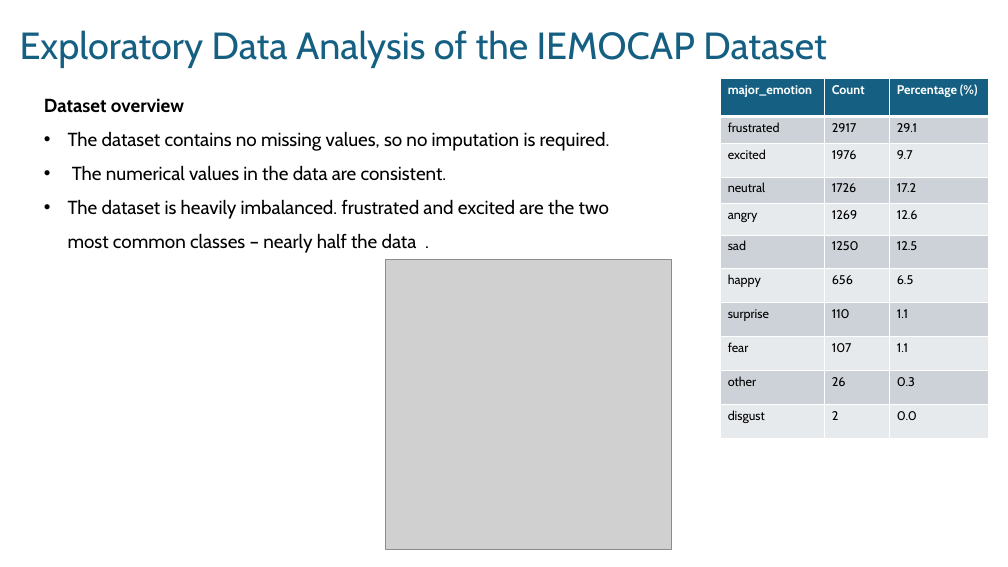
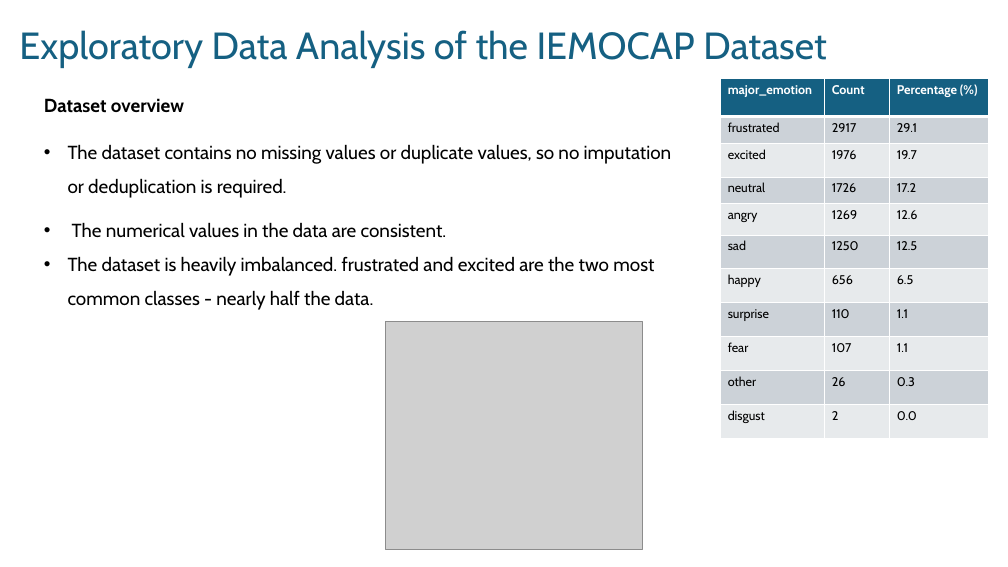
Before and after one commit to almahova/iemocap-proj, a slide deck: slide 3 of docs/presentation_IEMOCAP_EDA.pptx. Drawn at 1008x567 pixels with LibreOffice and Linux fonts; fonts in the diff are those of the drawing; grey boxes stand for pictures. Boxes give left, top, right and bottom in pixels: in the first picture for what was removed or moved away, otherwise in the second. Text is boxed around its words. In the diff, an @@ line names an element or a change of style, - is before the commit and + after.

```diff
--- a/docs/presentation_IEMOCAP_EDA.pptx
+++ b/docs/presentation_IEMOCAP_EDA.pptx
@@ table at <box>721,79,989,439</box> @@
-row 3, column 3: 9.7
+row 3, column 3: 19.7
@@ borders changed @@
@@ text at <box>68,144,672,198</box>: text changed @@
-• The dataset contains no missing values, so no imputation is required.
+• The dataset contains no missing values or duplicate values, so no imputation or deduplication is required.
@@ text at <box>68,256,654,310</box>: text changed @@
-• The dataset is heavily imbalanced. frustrated and excited are the two most common classes – nearly half the data .
+• The dataset is heavily imbalanced. frustrated and excited are the two most common classes - nearly half the data.
@@ picture: place and size @@
-picture at <box>386,259,671,550</box>
+picture at <box>386,321,643,549</box>
```
Also in this commit, not shown: 9 other slides changed, 1 other file.
